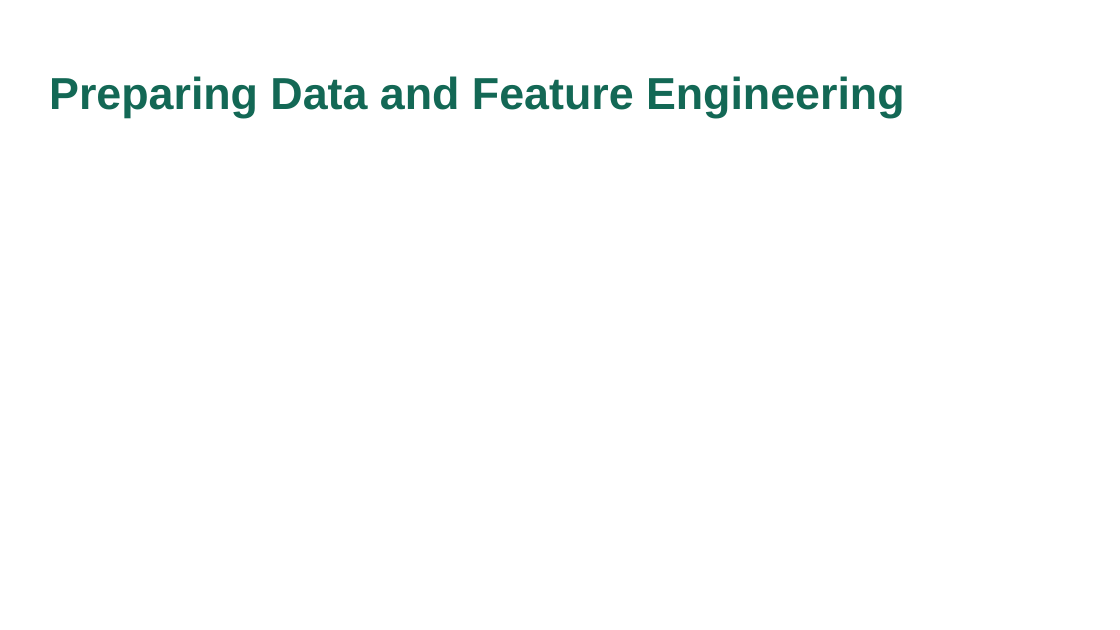
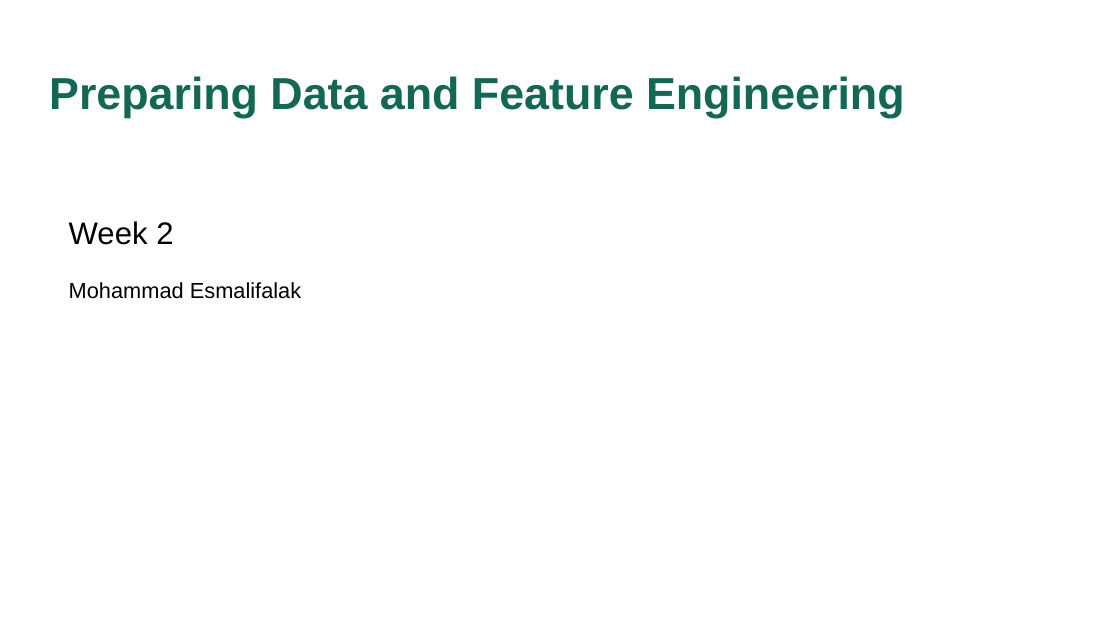
Before and after one commit to mesmalif/Predictive-Modelling-and-Data-Mining, a slide deck: slide 1 of W2_DataCleaning/W2_DataCleaning.pptx. Drawn at 1120x630 pixels with LibreOffice and Linux fonts; fonts in the diff are those of the drawing; background and template pictures are left out. Boxes give left, top, right and bottom in pixels: in the first picture for what was removed or moved away, otherwise in the second. Text is boxed around its words. In the diff, an @@ line names an element or a change of style, - is before the commit and + after.

```diff
--- a/W2_DataCleaning/W2_DataCleaning.pptx
+++ b/W2_DataCleaning/W2_DataCleaning.pptx
@@ text added at (69,221,301,299), 14 pt, text #000000 @@
+Week 2
+Mohammad Esmalifalak
```
Also in this commit, not shown: 37 other files.
